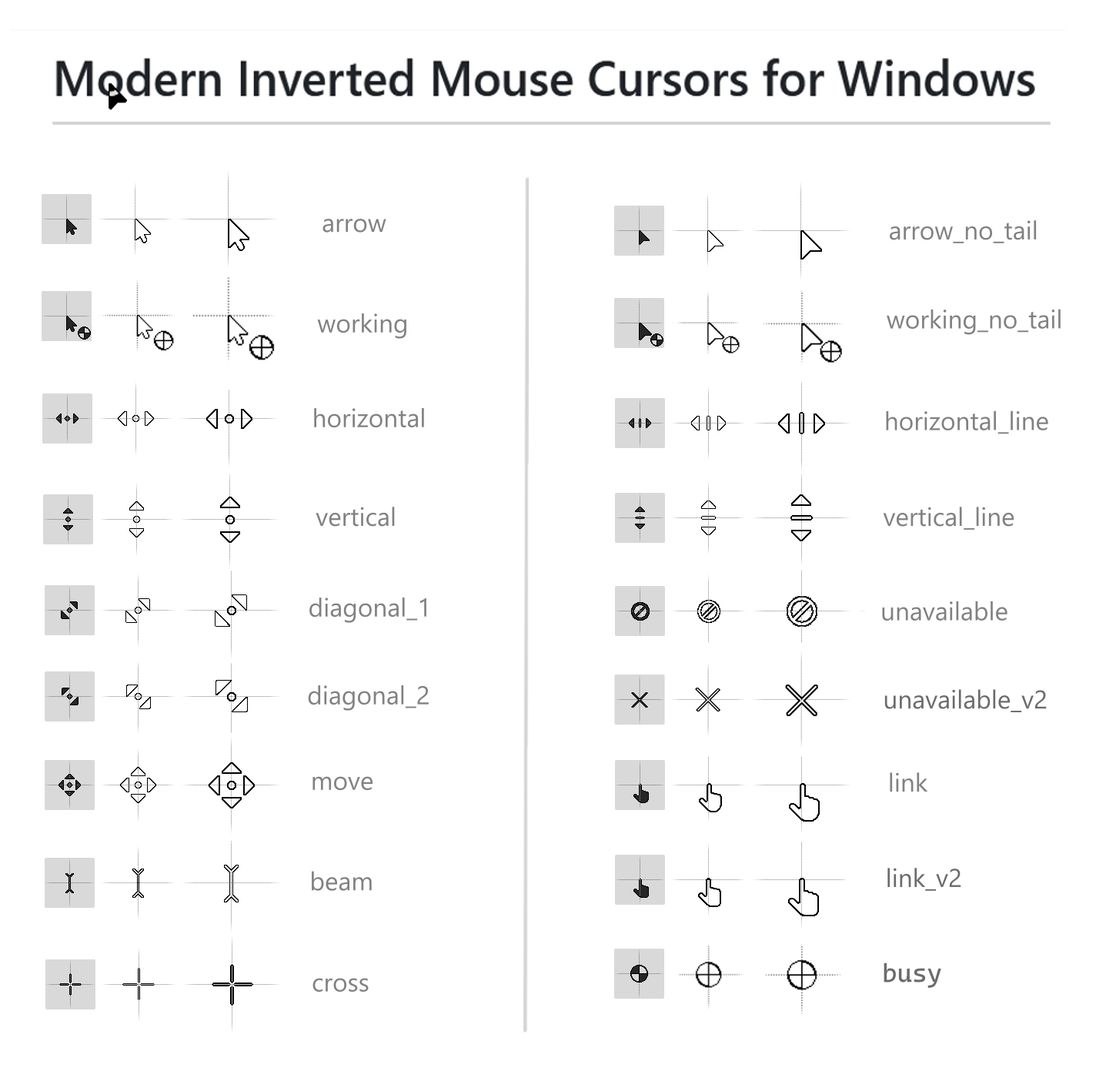
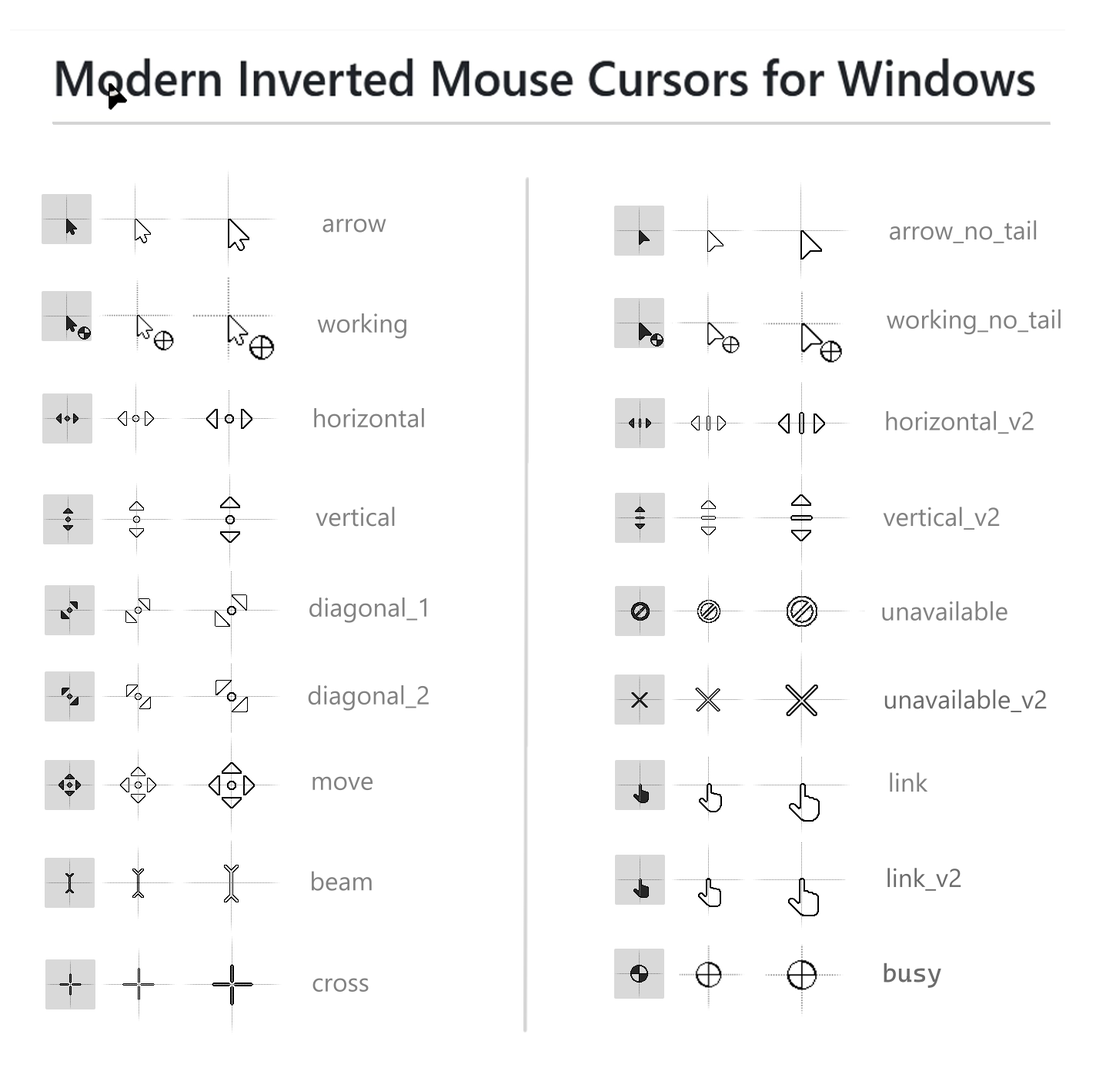
Two versions of the same layered image (1116×1078). Layer-by-layer changes:
pixels changed over [974, 410, 1049, 527] (layer not identified)
